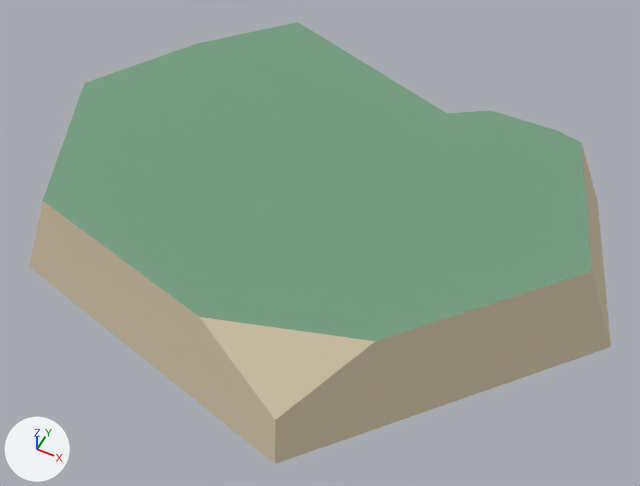
Renders of the glTF model godot/assets/nature/rock_smallFlatC.glb from each side of a commit.
The view is the same before and after, from a 50 mm camera at (0.215, -0.404, 0.449) aimed at (0.02, -0.015, -0.037). Arrows for +X, +Y and +Z are at lower left; the lights stay in place. The older version comes first. Where no turn or scale is listed for an object, it has been applied to the vertices.

The scene before the commit, as lines of its bpy script (objects in view):
```python
mat_dirt = principled_material('dirt')
mat_dirt.base_color = (0.66, 0.57, 0.4)  # beige #d4c7aa
mat_dirt.roughness = 0.92
mat_grass = principled_material('grass')
mat_grass.base_color = (0.18, 0.34, 0.22)  # greyish green #769e81
mat_grass.roughness = 0.92
me_mesh_rock_smallflatc = bpy.data.meshes.new('Mesh rock_smallFlatC')
me_mesh_rock_smallflatc.from_pydata(...)  # 22 vertices, 40 faces; spans x -0.235..0.235, y -0.18..0.18, z 0.0..0.065
# faces by material slot: [31, 9]
me_mesh_rock_smallflatc.materials.append(mat_dirt)  # beige #d4c7aa
me_mesh_rock_smallflatc.materials.append(mat_grass)  # greyish green #769e81
ob_rock_smallflatc = bpy.data.objects.new('rock_smallFlatC', me_mesh_rock_smallflatc)
ob_rock_smallflatc.location = (0.0, 0.0, -0.05)
```
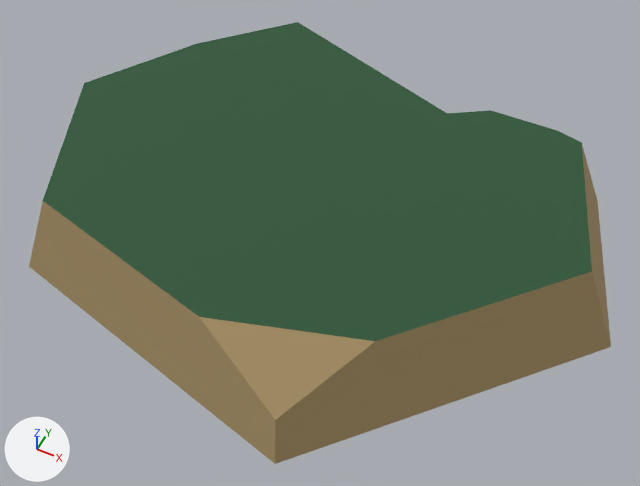
Patch to the scene script:
```diff
--- a/godot/assets/nature/rock_smallFlatC.glb.py
+++ b/godot/assets/nature/rock_smallFlatC.glb.py
@@ mat_dirt @@
 mat_dirt = principled_material('dirt')
-mat_dirt.base_color = (0.66, 0.57, 0.4)  # beige #d4c7aa
+mat_dirt.base_color = (0.393, 0.285, 0.133)  # brown #a89166
 mat_dirt.roughness = 0.92
@@ mat_grass @@
 mat_grass = principled_material('grass')
-mat_grass.base_color = (0.18, 0.34, 0.22)  # greyish green #769e81
+mat_grass.base_color = (0.0272, 0.0946, 0.0397)  # dark green #2e5738
 mat_grass.roughness = 0.92
@@ ob_tmpparent @@
-ob_tmpparent = bpy.data.objects.new('tmpParent', None)
-ob_tmpparent.location = (0.0, 0.0, 0.0)
```

Location of each change, [x1, y1, x2, y2] in pixels of the pictures (640 x 486 px):
'rock_smallFlatC', recoloured (darker): [29, 22, 611, 464] in both
